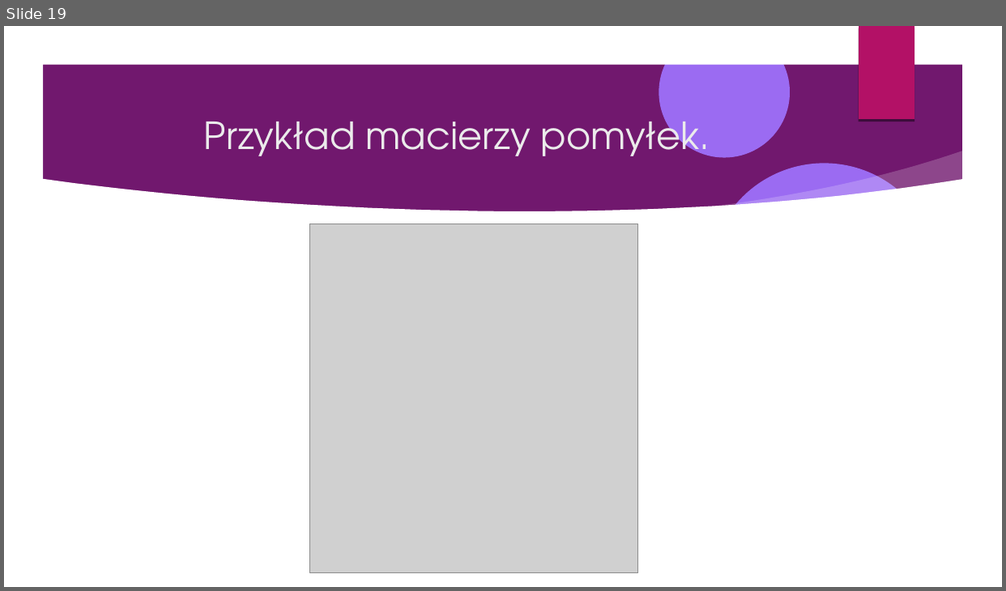
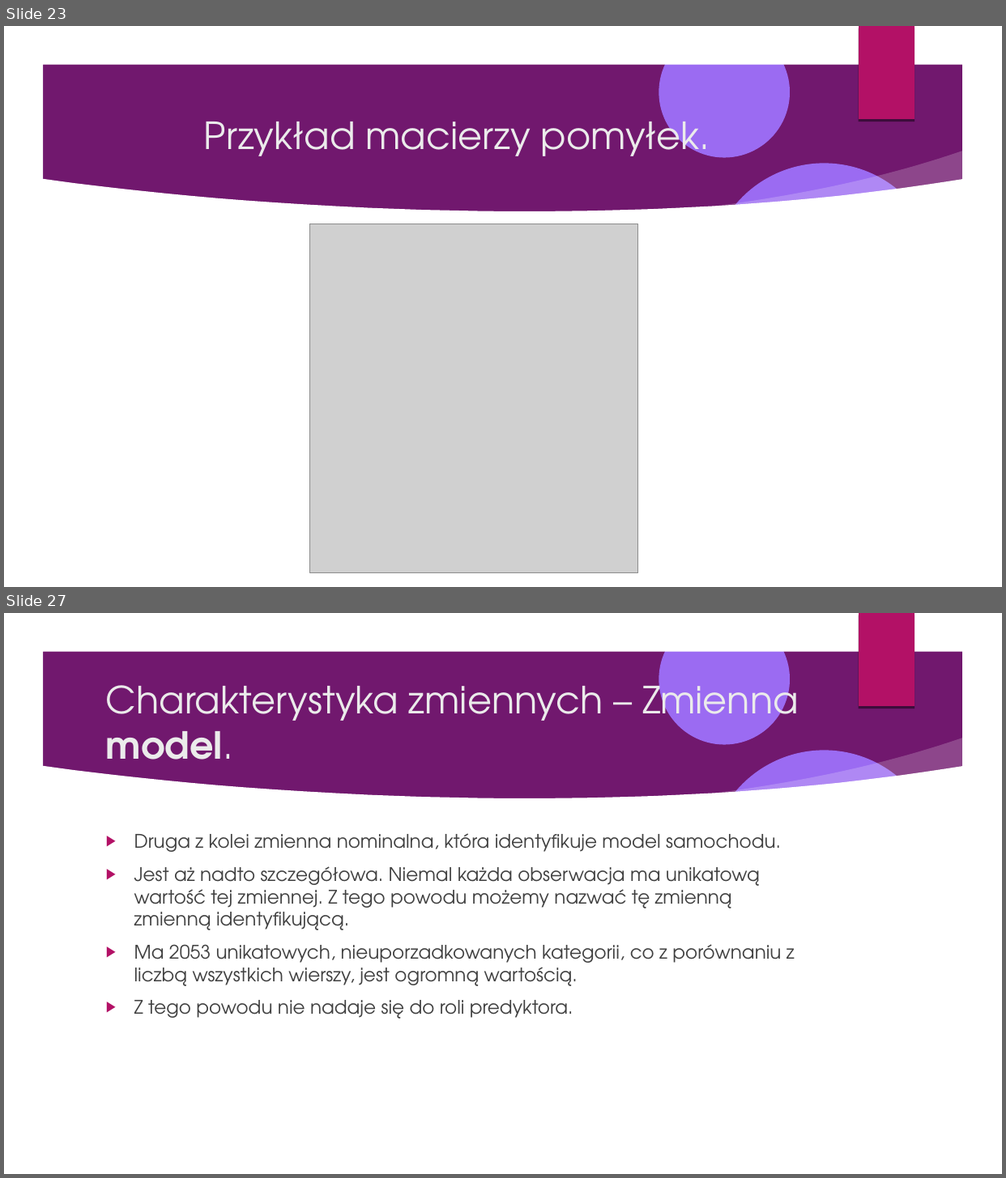
Before and after one commit to Pawel-Tomasz-Nowak/Scientific-collaboration, a slide deck: EmissionAnalysis/Prezentacja projektu.odp. Shown one above the other, each under a label of ours: slide 19 before the commit, slides 23 and 27 after it; the slides between them are not shown. The pictures are 1006x591 and 1006x1178 pixels, drawn with LibreOffice and Linux fonts; fonts in the diff are those of the drawing; grey boxes stand for pictures; background and template pictures are left out. Boxes give left, top, right and bottom in pixels: in the first picture for what was removed or moved away, otherwise in the second. Text is boxed around its words. In the diff, an @@ line names an element or a change of style, - is before the commit and + after.

```diff
--- a/EmissionAnalysis/Prezentacja projektu.odp
+++ b/EmissionAnalysis/Prezentacja projektu.odp
@@ slide 27 added at box(4, 613, 1002, 1174), background picture (left out); not listed: 9 template elements that a slide beside it also shows @@
@@ title added at box(106, 675, 799, 760), 36 pt, text #EBEBEB @@
+Charakterystyka zmiennych – Zmienna model.
@@ text added at box(134, 833, 795, 1019), 18 pt, text #404040 @@
+▶ Druga z kolei zmienna nominalna, która identyfikuje model samochodu.
+▶ Jest aż nadto szczegółowa. Niemal każda obserwacja ma unikatową wartość tej zmiennej. Z tego powodu możemy nazwać tę zmienną zmienną identyfikującą.
+▶ Ma 2053 unikatowych, nieuporzadkowanych kategorii, co z porównaniu z liczbą wszystkich wierszy, jest ogromną wartością.
+▶ Z tego powodu nie nadaje się do roli predyktora.
@@ what was slide 19 is now slide 23 @@
```
Also in this commit, not shown: 1 slide changed, 28 other slides added, 3 other files.
